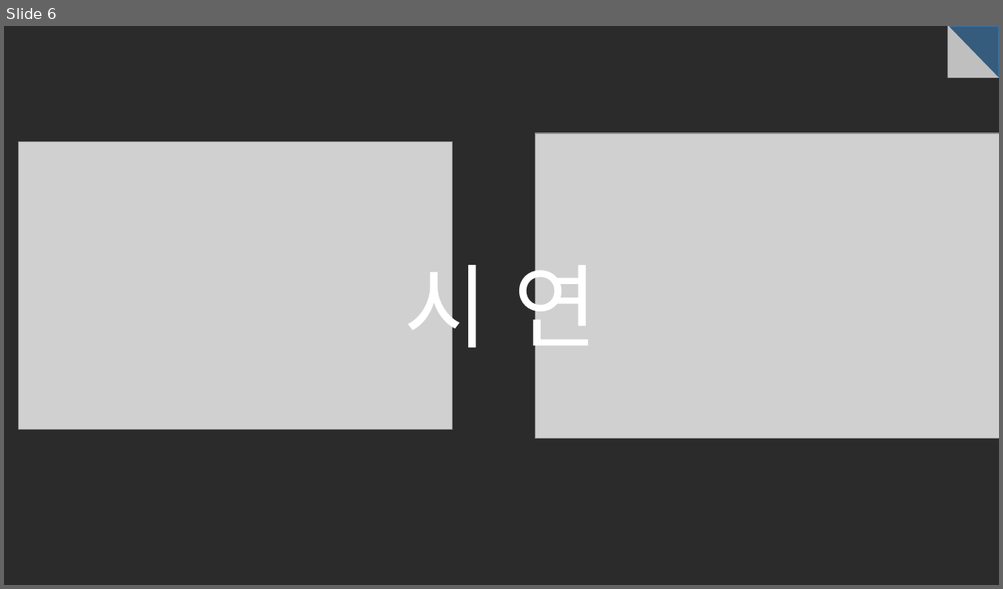
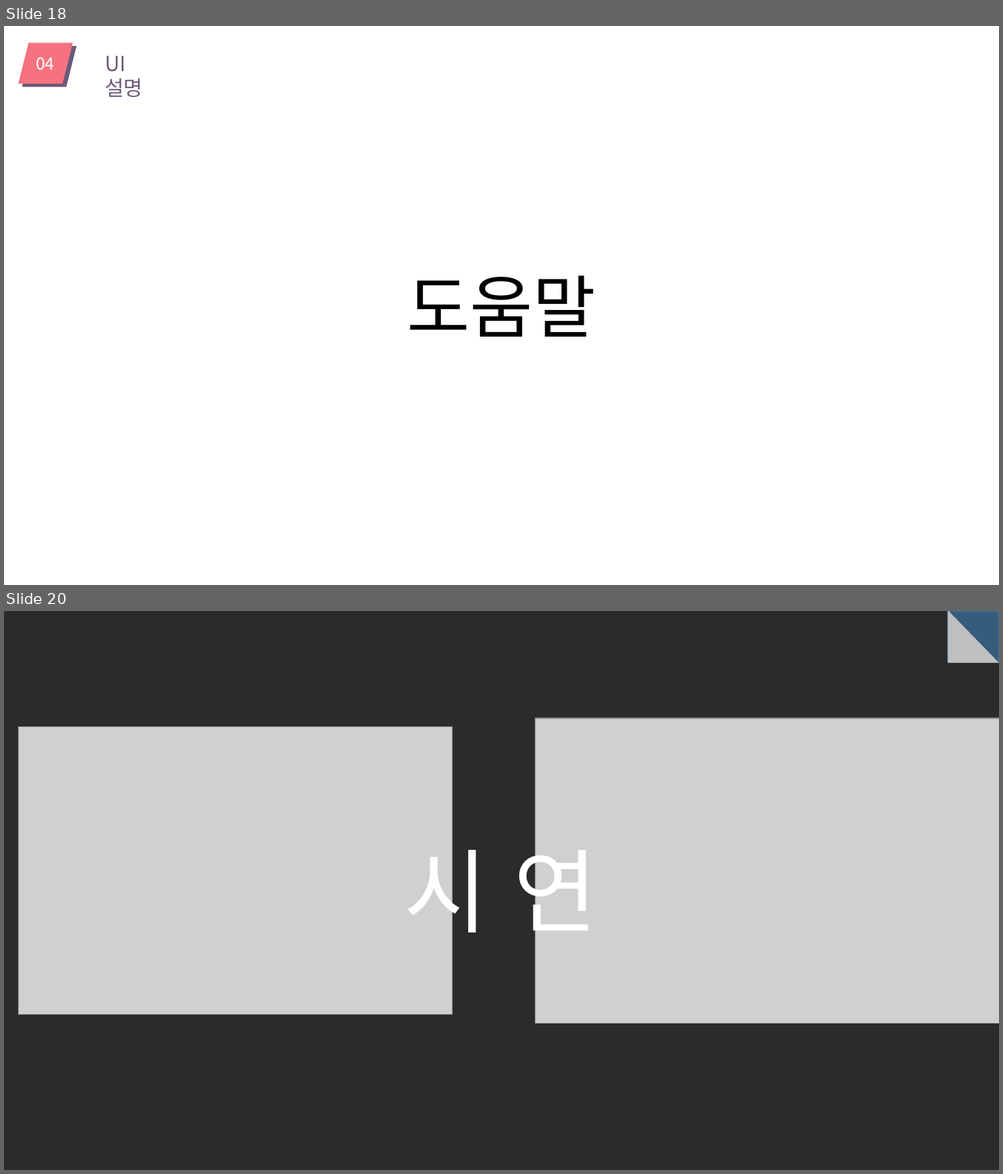
Before and after one commit to dgsw-2019-hackathon/J_B_H_AirConditioner, a slide deck: pptFile/ppt.pptx. Shown one above the other, each under a label of ours: slide 6 before the commit, slides 18 and 20 after it; the slides between them are not shown. The pictures are 1003x589 and 1003x1174 pixels, drawn with LibreOffice and Linux fonts; fonts in the diff are those of the drawing; grey boxes stand for pictures; background and template pictures are left out; a plain dark background stands for a picture behind light text. Boxes give left, top, right and bottom in pixels: in the first picture for what was removed or moved away, otherwise in the second. Text is boxed around its words. In the diff, an @@ line names an element or a change of style, - is before the commit and + after.

```diff
--- a/pptFile/ppt.pptx
+++ b/pptFile/ppt.pptx
@@ slide 18 added at [4,26,999,585], background #FFFFFF @@
@@ group added at [18,43,143,97]: 2 parallelograms, 2 texts @@
+UI 설명
+04
@@ text added at [407,275,596,337], 66 pt, text #000000 @@
+도움말
@@ what was slide 6 is now slide 20 @@
```
Also in this commit, not shown: 2 slides changed, 13 other slides added, 1 other file.
